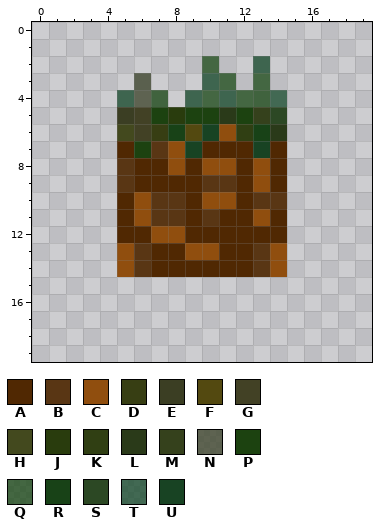
A pixel-art sprite gets an edit: assets/earth/earthWater01.png. The picture above is the old version.
The file is 20x20 pixels. Colours within 5 levels of each other are drawn and written as one.
Palette (. is transparent): A #502802  B #593614  C #904e0e  D #373e13  E #3b3e23  F #534910  G #424125  H #43491e  J #293c0d  K #303f13  L #2a3a19  M #35411c  N #394027bf  P #1c4210  Q #164512bf  R #184217  S #2c4824  T #134729bf  U #184323
Pixels before, first column x 5:
 2 .....Q..T.
 3 .N...TQ.Q.
 4 TNQ.TQTQQT
 5 EGPJPPLPMS
 6 HGDRFUCKRL
 7 APBCUAAAUA
 8 BAACACCACA
 9 BAAAABBACA
10 ACBBACCABB
11 ACBBABAACA
12 AACCAAAAAA
13 CBAACCAABC
14 CBAAAAAABC
Once edited:
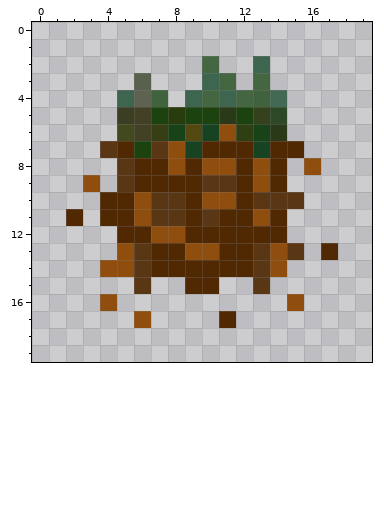
Author's note on the commit: earth Signed-off-by: K <sirkayode@gmail.com>
From old to new:
Changed rows in their new state; - is an unchanged pixel.
first column x 2:
 7 --B----------A--
 8 --------------C-
 9 -C--------------
10 --A----------B--
11 A-A-------------
13 -------------B-A
14 --C-------------
15 ----B--AA--B----
16 --C----------C--
17 ----C----A------
